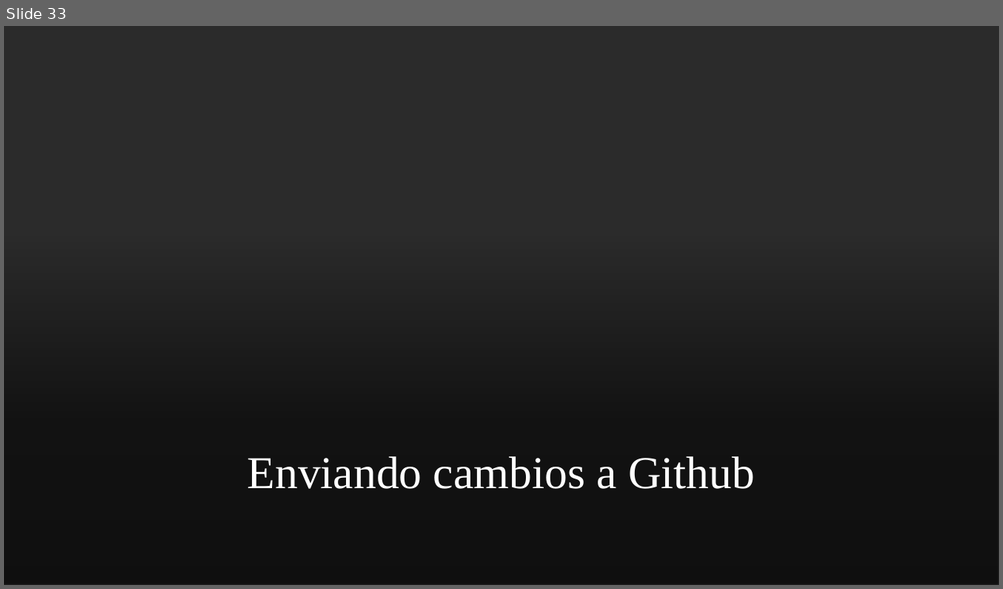
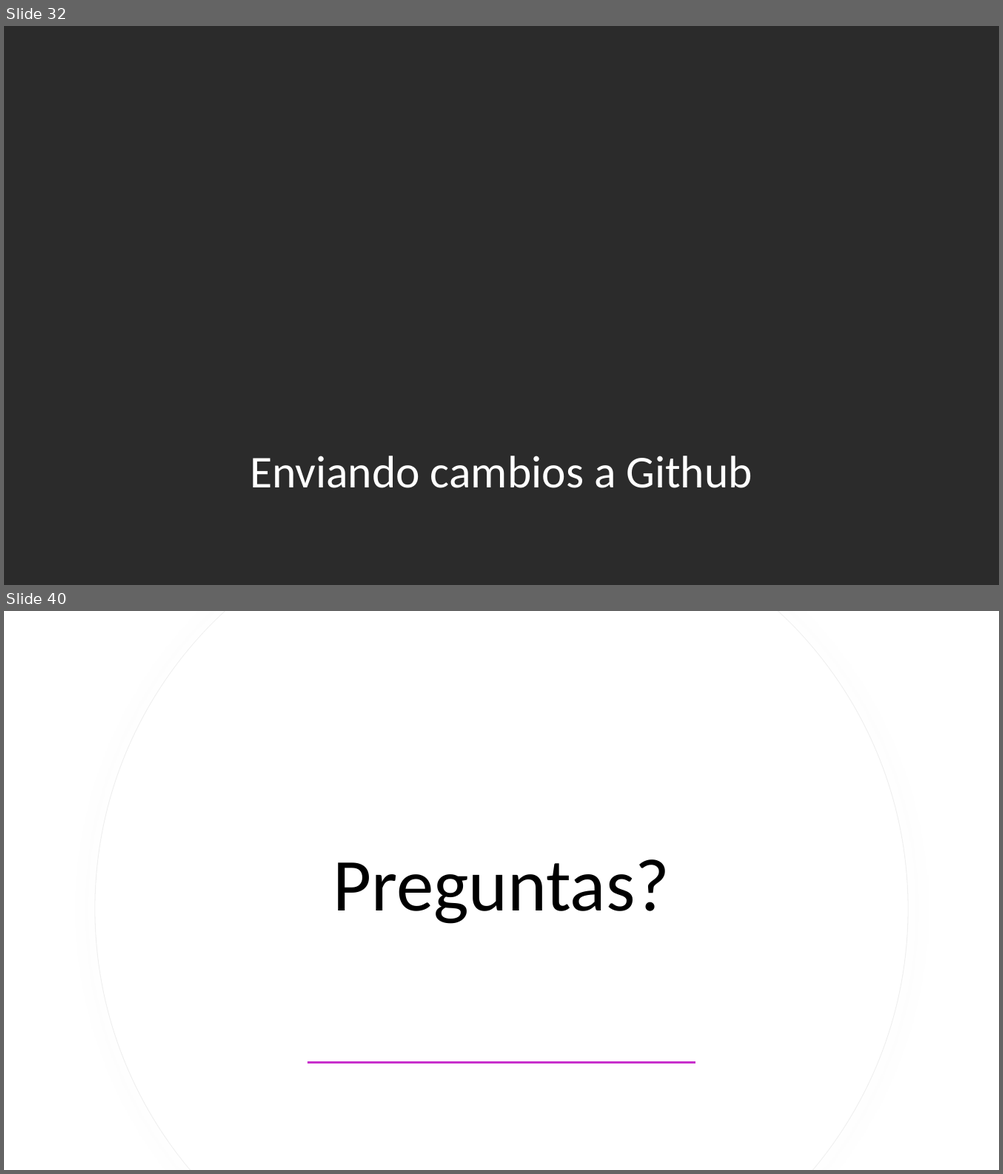
Before and after one commit to mfloresdev/Tutorial-Git, a slide deck: Git & GitHub.pptx. Shown one above the other, each under a label of ours: slide 33 before the commit, slides 32 and 40 after it; the slides between them are not shown. The pictures are 1003x589 and 1003x1174 pixels, drawn with LibreOffice and Linux fonts; fonts in the diff are those of the drawing; background and template pictures are left out; a plain dark background stands for a picture behind light text. Boxes give left, top, right and bottom in pixels: in the first picture for what was removed or moved away, otherwise in the second. Text is boxed around its words. In the diff, an @@ line names an element or a change of style, - is before the commit and + after.

```diff
--- a/Git & GitHub.pptx
+++ b/Git & GitHub.pptx
@@ slide 40 added at [4,611,999,1170], background #FFFFFF @@
@@ freeform shape added at [95,611,908,1170], fill #FFFFFF, outline #EFEFEF 0.75 pt @@
@@ freeform shape added at [96,611,908,1170], fill #FFFFFF @@
@@ title added at [333,860,669,924], 72 pt, text #000000 @@
+Preguntas?
@@ rectangle added at [307,1062,696,1064], fill #C830CC @@
@@ what was slide 33 is now slide 32 @@
@@ slide 32 changed as well @@
@@ rectangle removed at [4,26,999,585] @@
@@ freeform shape removed at [864,175,999,437] @@
@@ freeform shape removed at [864,175,999,437] @@
@@ freeform shape removed at [869,182,999,430] @@
@@ freeform shape removed at [869,182,999,430] @@
@@ rectangle removed at [4,210,999,585] @@
@@ title "Enviando cambios a Github" at [250,456,751,488]: font Times New Roman to Calibri; line spacing 1 to 0.9 @@
```
Also in this commit, not shown: 20 other slides changed, 18 other slides added, 18 slides removed.
